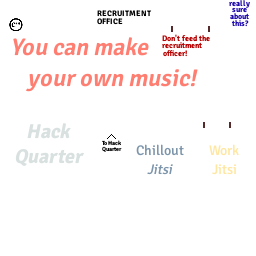
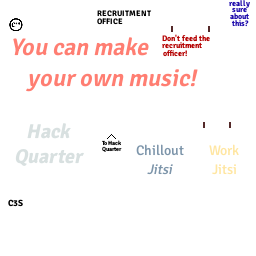
Before/after of a 256px x 256px layered artwork. What changed in the layer stack:
added layer "C3S" above "Hack ..." over left=8, top=199, right=23, bottom=207
